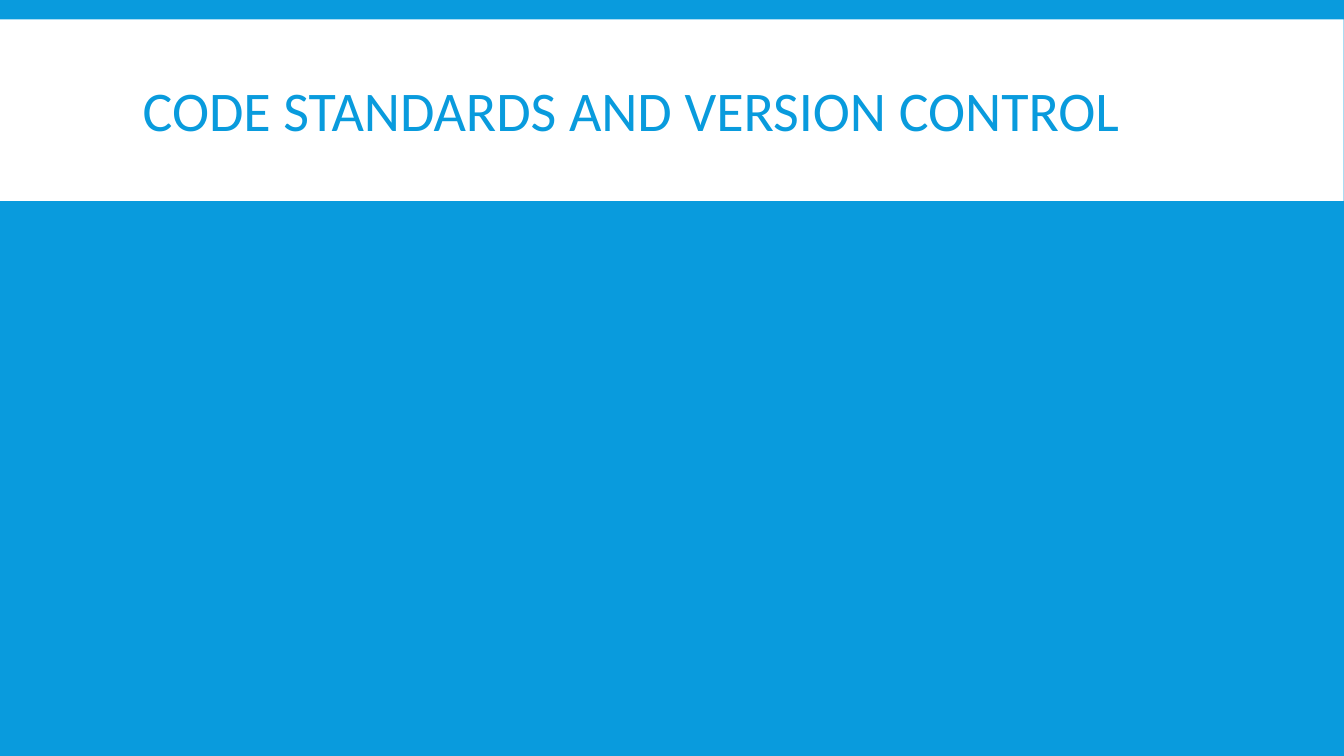
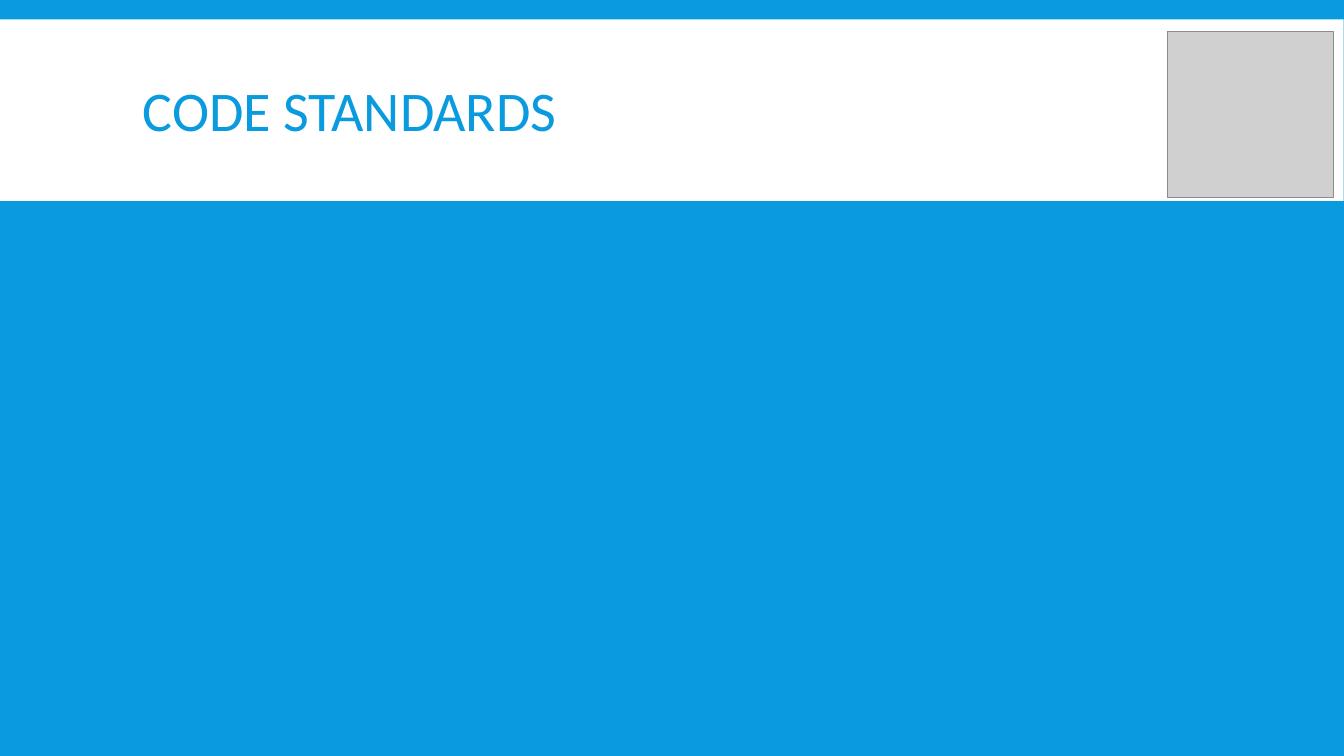
Before and after one commit to bobisapotato/dungeon, a slide deck: slide 14 of Documentation/Team Presentation.pptx (slide 12 before the commit). Drawn at 1344x756 pixels with LibreOffice and Linux fonts; fonts in the diff are those of the drawing; grey boxes stand for pictures. Boxes give left, top, right and bottom in pixels: in the first picture for what was removed or moved away, otherwise in the second. Text is boxed around its words. In the diff, an @@ line names an element or a change of style, - is before the commit and + after.

```diff
--- a/Documentation/Team Presentation.pptx
+++ b/Documentation/Team Presentation.pptx
@@ picture added at (x1=1168, y1=31, x2=1334, y2=198) @@
@@ title at (x1=143, y1=94, x2=556, y2=132): text changed @@
-CODE STANDARDS AND VERSION CONTROL
+CODE STANDARDS
```
Also in this commit, not shown: 10 other slides changed, 6 slides added, 3 slides removed, 4 other files.
